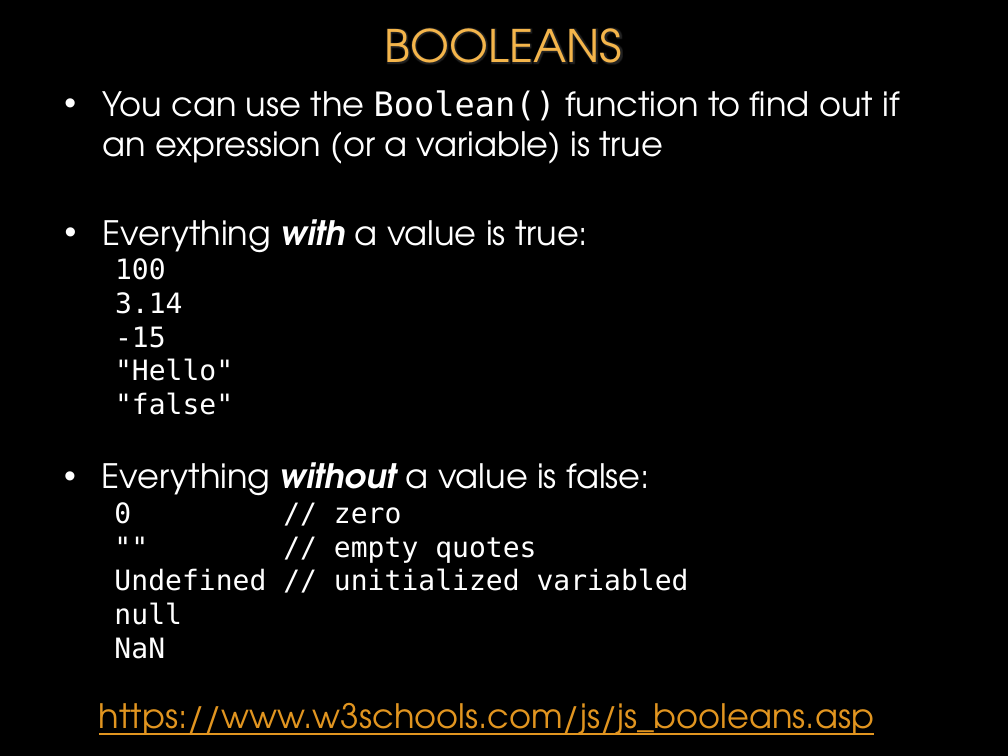
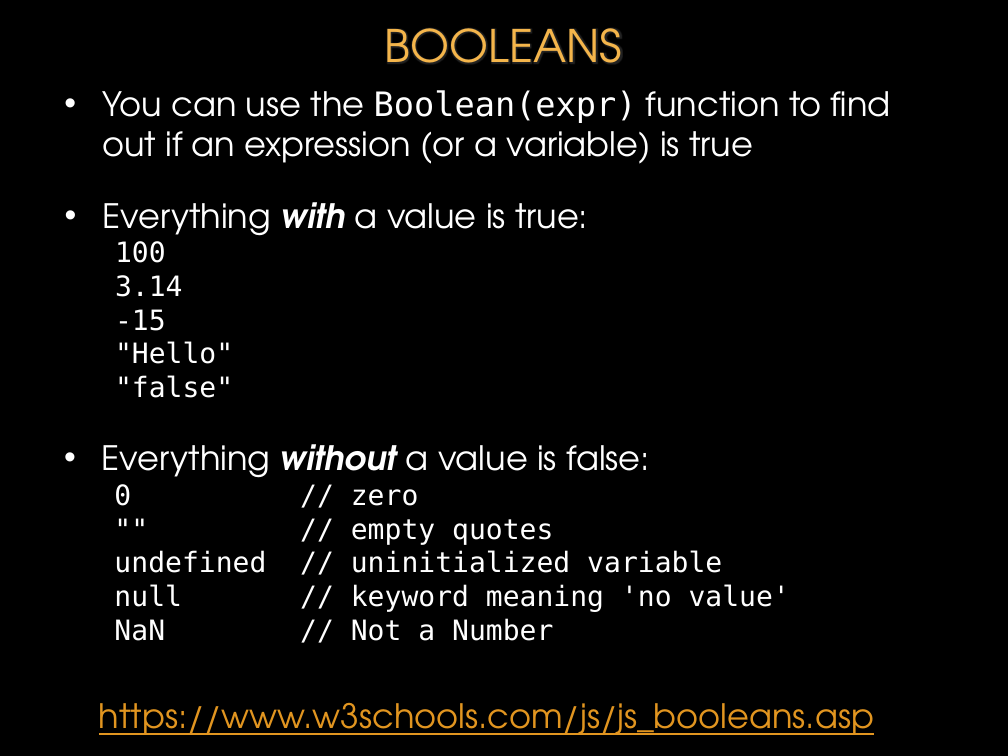
Before and after one commit to donfreiday/cpsc330-js, a slide deck: slide 50 of Javascript.pptx. Drawn at 1008x756 pixels with LibreOffice and Linux fonts; fonts in the diff are those of the drawing; background and template pictures are left out. Boxes give left, top, right and bottom in pixels: in the first picture for what was removed or moved away, otherwise in the second. Text is boxed around its words. In the diff, an @@ line names an element or a change of style, - is before the commit and + after.

Commit message:
Update PPT

```diff
--- a/Javascript.pptx
+++ b/Javascript.pptx
@@ text at <box>102,90,891,164</box>: text changed @@
-• You can use the Boolean() function to find out if an expression (or a variable) is true
+• You can use the Boolean(expr) function to find out if an expression (or a variable) is true
@@ text "Everything with a value is ...": place and size @@
-text "Everything with a value is ..." at <box>102,219,588,415</box>
+text "Everything with a value is ..." at <box>102,202,588,398</box>
@@ text "Everything without a value is ...": place and size @@
-text "Everything without a value is ..." at <box>102,462,689,659</box>
+text "Everything without a value is ..." at <box>102,444,790,641</box>
@@ text at <box>351,550,790,641</box>: text changed @@
-  Undefined // unitialized variabled
-  null
-  NaN
+  undefined // uninitialized variable
+  null // keyword meaning 'no value'
+  NaN // Not a Number
```
Also in this commit, not shown: 15 other slides changed.
